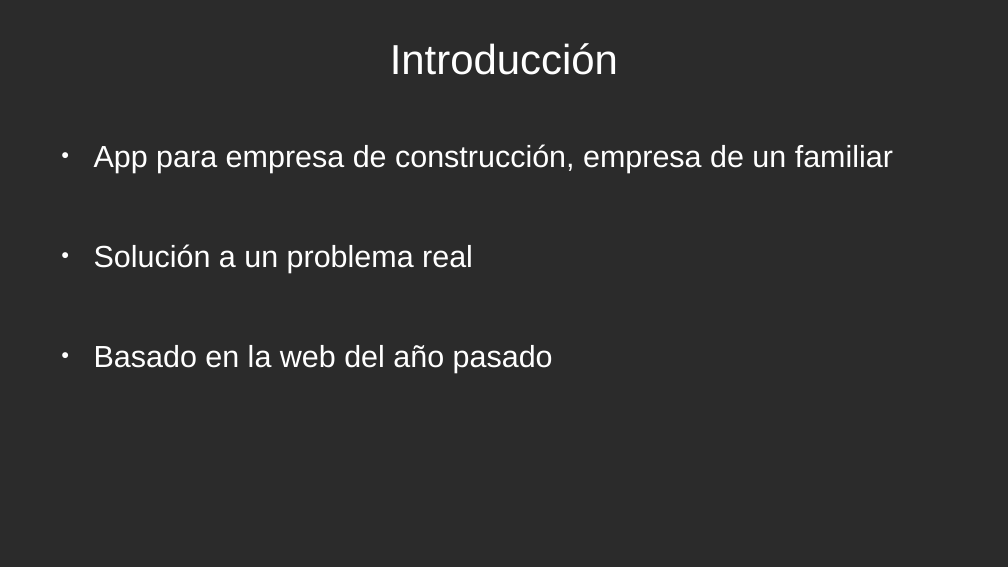
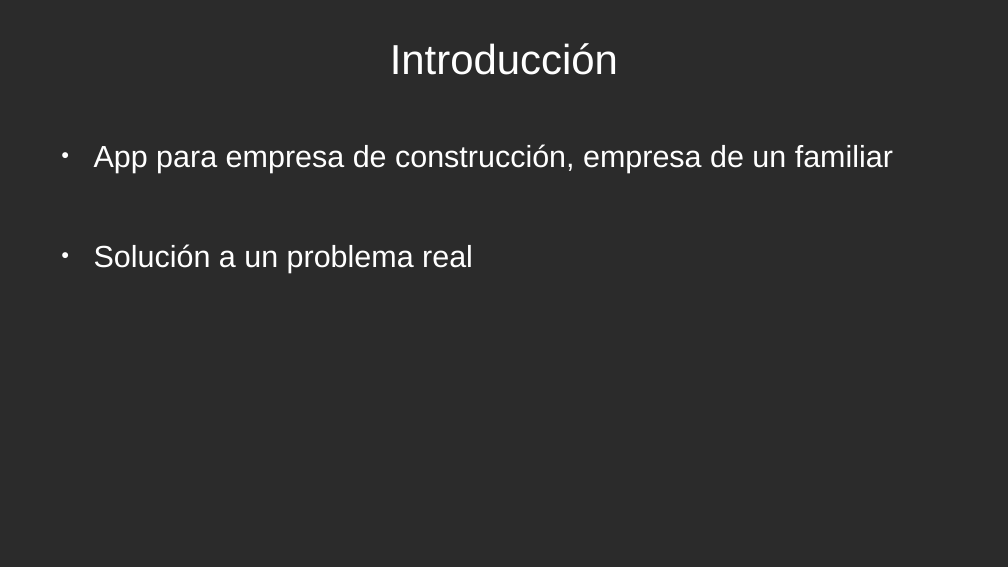
Before and after one commit to millanperez16/proyecto-libre-Grup4, a slide deck: slide 3 of proyecto.odp. Drawn at 1008x567 pixels with LibreOffice and Linux fonts; fonts in the diff are those of the drawing; background and template pictures are left out; a plain dark background stands for a picture behind light text. Boxes give left, top, right and bottom in pixels: in the first picture for what was removed or moved away, otherwise in the second. Text is boxed around its words. In the diff, an @@ line names an element or a change of style, - is before the commit and + after.

```diff
--- a/proyecto.odp
+++ b/proyecto.odp
@@ text at (94,345,553,373): paragraph removed @@
-● Basado en la web del año pasado
```
Also in this commit, not shown: 2 other slides changed, 1 slide added.
